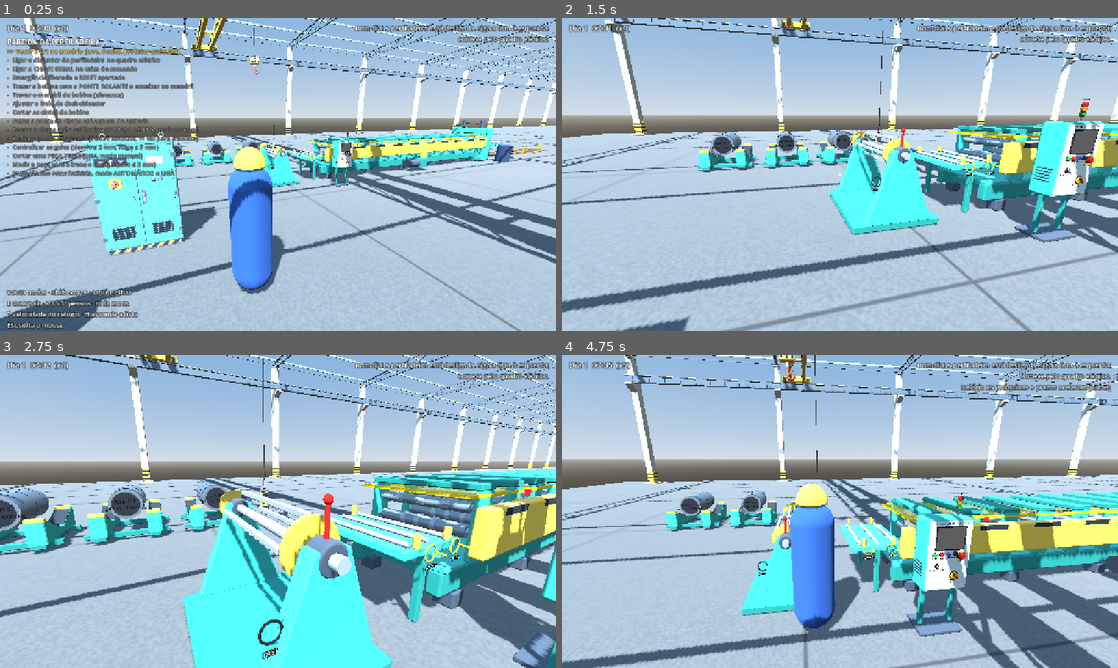
Above: before the commit, frames 1-4 (two rows, left to right).
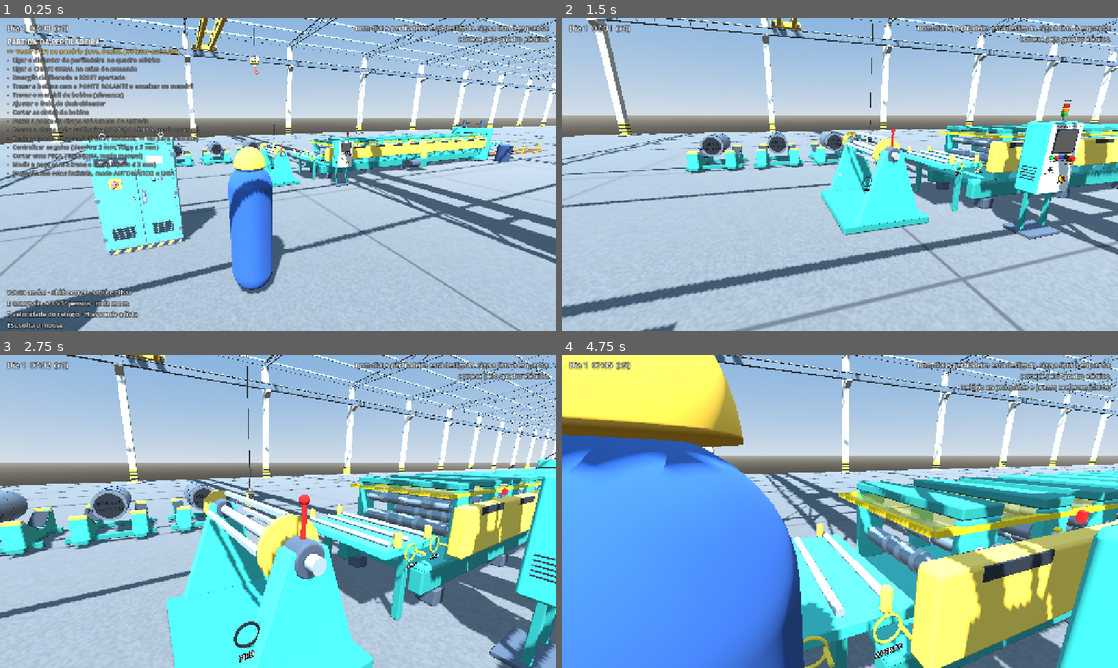
Above: after the commit, the same moments.

Repository: patrickafwurmstich-lab/perfiladeira
Game: Godot game, scene res://cenas/main.tscn
Same seed, same stepped clock (60 frames per second), same inputs: the game is played once before the commit and once after it.
Inputs (mouse positions are in pixels of both pictures, inside the frame that each line leads up to):
- Up to frame 1 (0.25 s): no input
- Up to frame 2 (1.5 s): tap Enter at 0.5 s; move the mouse to (867, 174) at 0.52 s; hold V (camera) 0.53-1.28 s; hold W (frente) from 0.53 s (still down); click (867, 174) at 0.67 s; move the mouse to (812, 174) at 1.27 s; tap H (ajuda) at 1.35 s; click (812, 174) at 1.42 s
- Up to frame 3 (2.75 s): keep holding W (frente); tap V (camera) at 1.55 s; move the mouse to (289, 505) at 2.02 s; hold V (camera) from 2.03 s (still down); click (289, 505) at 2.17 s
- Up to frame 4 (4.75 s): keep holding W (frente); move the mouse to (834, 517) at 2.77 s; release V (camera) at 2.78 s; tap Shift (correr) at 2.85 s; click (834, 517) at 2.92 s; tap V (camera) at 3.05, 3.8, 4.55 s; move the mouse to (878, 514) at 3.52 s; hold E (interagir) 3.53-4.28 s; click (878, 514) at 3.67 s; move the mouse to (795, 508) at 4.27 s; tap T (relogio) at 4.35 s; click (795, 508) at 4.42 s

The runs differ from the first frame. In frame 2, 25% of the frame differs, in the area x 0-100%, y 0-100%; in frame 3, 38%; in frame 4, 79%.

Commit message:
Câmera: volta suave ao sair da caixa/ponte (sem pulo), distância suavizada perto das máquinas, mouse recapturado sem tranco; teste de câmera quadro a quadro
Co-Authored-By: Claude Opus 5.5 <noreply@anthropic.com>
Claude-Session: https://claude.ai/code/session_01Tg3CAxKeeAq3Bc8EedGd3N

Diff:
--- a/godot/scripts/jogador.gd
+++ b/godot/scripts/jogador.gd
@@ -19,6 +19,10 @@
 var alvo: Interagivel = null
 var _anim_atual := ""
 var _cam_foco_t := 0.0
+var _foco_xf: Transform3D        # última posição da câmera de foco (para voltar suave, sem pulo)
+var _dist := 2.8                 # distância real da câmera (suavizada; o SpringArm só mede a colisão)
+var _ignorar_mouse := 0.0        # ignora o 1º movimento depois de recapturar o mouse (evita o tranco)
+var _modo_ant := "andar"
 var _cam_xf_jogo: Transform3D
 
 func _ready() -> void:
@@ -42,7 +46,7 @@
 	cam.fov = 70
 	cam.near = 0.05
 	cam.current = true
-	braco.add_child(cam)
+	cabeca.add_child(cam)
 	_carregar_visual()
 	if DisplayServer.get_name() != "headless":
 		Input.mouse_mode = Input.MOUSE_MODE_CAPTURED
@@ -125,11 +129,15 @@
 	if Interacoes.modo != "andar":
 		return
 	if ev is InputEventMouseMotion and Input.mouse_mode == Input.MOUSE_MODE_CAPTURED:
-		yaw -= ev.relative.x * SENS
-		pitch = clampf(pitch - ev.relative.y * SENS, -1.3, 1.1)
+		if _ignorar_mouse > 0.0:
+			return
+		var rel: Vector2 = ev.relative.limit_length(120.0)    # nenhum tranco grande de uma vez
+		yaw -= rel.x * SENS
+		pitch = clampf(pitch - rel.y * SENS, -1.3, 1.1)
 	elif ev is InputEventMouseButton and ev.pressed:
 		if ev.button_index == MOUSE_BUTTON_LEFT and Input.mouse_mode != Input.MOUSE_MODE_CAPTURED:
 			Input.mouse_mode = Input.MOUSE_MODE_CAPTURED
+			_ignorar_mouse = 0.15
 		elif ev.button_index == MOUSE_BUTTON_WHEEL_UP and not primeira_pessoa:
 			braco.spring_length = maxf(1.2, braco.spring_length - 0.3)
 		elif ev.button_index == MOUSE_BUTTON_WHEEL_DOWN and not primeira_pessoa:
@@ -178,24 +186,45 @@
 		_tocar("Idle_Breathing")
 
 func _process(delta: float) -> void:
+	_ignorar_mouse = maxf(0.0, _ignorar_mouse - delta)
 	cabeca.rotation = Vector3(pitch, yaw, 0)
+	# saiu do foco (caixa de comando, ponte, manivelas): recaptura o mouse e ignora o 1º movimento
+	if _modo_ant == "foco" and Interacoes.modo != "foco":
+		if DisplayServer.get_name() != "headless":
+			Input.mouse_mode = Input.MOUSE_MODE_CAPTURED
+		_ignorar_mouse = 0.2
+	_modo_ant = Interacoes.modo
+	var alvo_dist: float
 	if primeira_pessoa:
 		braco.spring_length = 0.0
 		braco.position = Vector3(0, 0.05, -0.1)
 		visual.visible = false
+		_dist = 0.0
+		alvo_dist = 0.0
 	else:
 		if braco.spring_length < 1.2:
 			braco.spring_length = 2.8
 		braco.position = Vector3(0.35, 0, 0)
 		visual.visible = true
-	# câmera em foco: interpola até o alvo e volta
+		# aproxima rápido se bater em algo (não atravessa parede), afasta devagar (sem "pulos")
+		alvo_dist = braco.get_hit_length()
+		if alvo_dist < _dist:
+			_dist = move_toward(_dist, alvo_dist, delta * 10.0)
+		else:
+			_dist = move_toward(_dist, alvo_dist, delta * 2.0)
+	var xf_jogo := Transform3D(Basis(), braco.position + Vector3(0, 0, _dist))
+	# câmera em foco: interpola até o alvo e volta pelo mesmo caminho
 	if Interacoes.modo == "foco" and Interacoes.foco_alvo:
+		_foco_xf = Interacoes.foco_alvo.global_transform
 		_cam_foco_t = minf(1.0, _cam_foco_t + delta * 2.5)
 	else:
-		_cam_foco_t = maxf(0.0, _cam_foco_t - delta * 3.0)
-	if _cam_foco_t > 0.0 and Interacoes.foco_alvo:
+		_cam_foco_t = maxf(0.0, _cam_foco_t - delta * 2.5)
+	if _cam_foco_t > 0.0:
 		var k := smoothstep(0.0, 1.0, _cam_foco_t)
-		cam.global_transform = (braco.global_transform * Transform3D(Basis(), Vector3(0, 0, braco.get_hit_length()))).interpolate_with(Interacoes.foco_alvo.global_transform, k)
+		var g_jogo := cabeca.global_transform * xf_jogo
+		cam.global_transform = g_jogo.interpolate_with(_foco_xf, k)
+	else:
+		cam.transform = xf_jogo
 	_escolher_alvo()
 
 func _escolher_alvo() -> void:
--- /dev/null
+++ b/godot/testes/camera.gd
@@ -0,0 +1,40 @@
+extends Node
+## Mede a câmera quadro a quadro ao entrar e sair da caixa de comando e ao passar rente à máquina.
+func _ready() -> void:
+	var main = load("res://cenas/main.tscn").instantiate()
+	add_child(main)
+	for i in 10: await get_tree().physics_frame
+	var j = main.jogador
+	var m = main.maquina
+	j.global_position = m.caixa.global_position + Vector3(0.0, 0.05, 1.3)
+	j.yaw = 0.0
+	for i in 30: await get_tree().process_frame
+	var maior := 0.0
+	var ant: Vector3 = j.cam.global_position
+	var p0: Vector3 = j.cam.global_position
+	m.caixa._usar()
+	for i in 90:
+		await get_tree().process_frame
+		maior = maxf(maior, j.cam.global_position.distance_to(ant)); ant = j.cam.global_position
+	var entrar := maior
+	var caminho: float = p0.distance_to(j.cam.global_position)
+	maior = 0.0
+	Interacoes.sair_foco()
+	for i in 90:
+		await get_tree().process_frame
+		maior = maxf(maior, j.cam.global_position.distance_to(ant)); ant = j.cam.global_position
+	var sair := maior
+	# anda rente à máquina (a câmera roça nas proteções): não pode dar tranco
+	maior = 0.0
+	j.yaw = PI / 2
+	for i in 150:
+		j.global_position = m.to_global(Vector3(-6.0 + i * 0.04, 0.05, 1.05))
+		await get_tree().process_frame
+		if i > 2:
+			maior = maxf(maior, j.cam.global_position.distance_to(ant))
+		ant = j.cam.global_position
+	var rente := maior - 0.04   # descontando o próprio passo do jogador
+	print("CAMERA caminho %.2f m · entrar: maior passo %.3f m/quadro · sair: %.3f · rente à máquina: %.3f" % [caminho, entrar, sair, rente])
+	var ok := entrar < caminho / 8.0 and sair < caminho / 8.0 and rente < 0.15
+	print("RESULTADO: ", "ok" if ok else "FALHA")
+	get_tree().quit(0 if ok else 1)
--- /dev/null
+++ b/godot/testes/camera.tscn
@@ -0,0 +1,6 @@
+[gd_scene load_steps=2 format=3]
+
+[ext_resource type="Script" path="res://testes/camera.gd" id="1"]
+
+[node name="T" type="Node"]
+script = ExtResource("1")
Not shown, changed: jogo3d/index.pck
